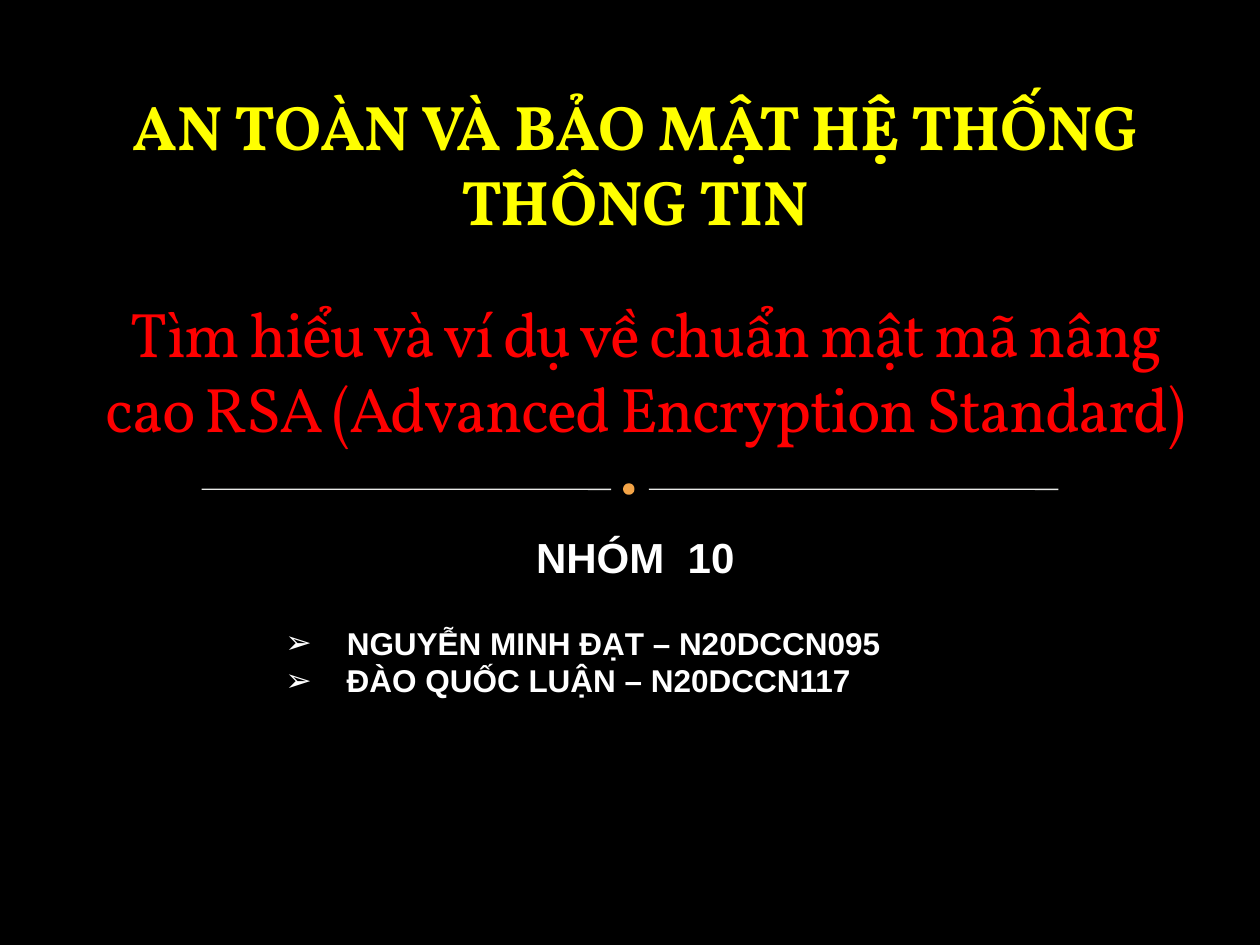
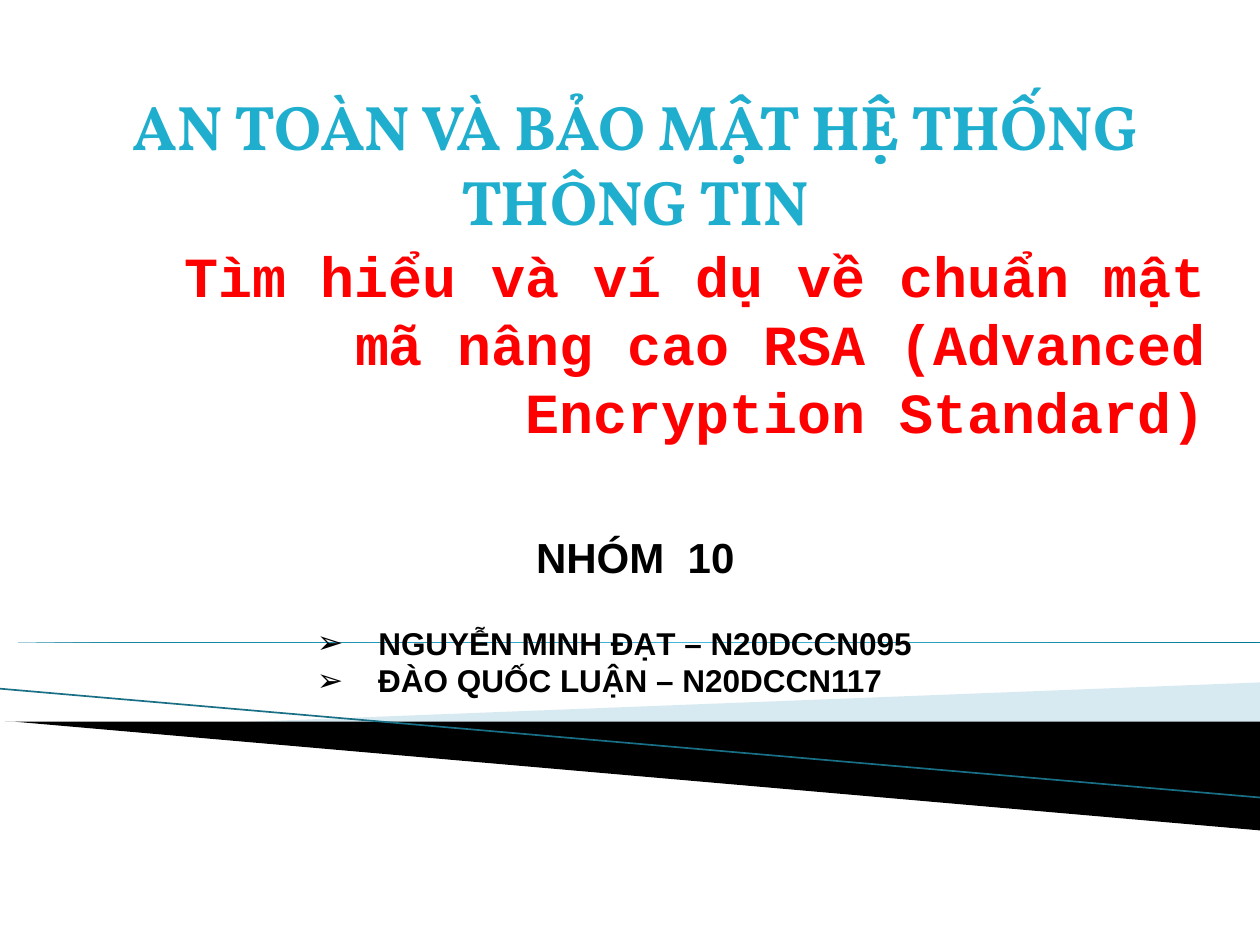
Before and after one commit to datptithcm/DEMO-RSA-ANTOANVABAOMATTHONGTIN, a slide deck: slide 1 of powerpoint/ATVBMHTTT.pptx. Drawn at 1260x945 pixels with LibreOffice and Linux fonts; fonts in the diff are those of the drawing; background and template pictures are left out. Boxes give left, top, right and bottom in pixels: in the first picture for what was removed or moved away, otherwise in the second. Text is boxed around its words. In the diff, an @@ line names an element or a change of style, - is before the commit and + after.

```diff
--- a/powerpoint/ATVBMHTTT.pptx
+++ b/powerpoint/ATVBMHTTT.pptx
@@ background picture (left out) to #FFFFFF @@
@@ text "AN TOÀN VÀ BẢO MẬT ..." at [132, 90, 1138, 226]: text colour #FFFF00 to #1FAECD @@
@@ title "Tìm hiểu và ví dụ ..." at [185, 257, 1205, 445]: size 36 to 32.4 pt, font Vollkorn to Courier New, letter spacing -1 to 0 pt, letter outline #3C4422 0.25 pt to none, bold on; alignment centre to right @@
@@ line removed from (202, 489) to (611, 489) @@
@@ ellipse removed at [626, 486, 633, 493] @@
@@ line removed from (649, 489) to (1058, 489) @@
@@ text "NHÓM 10" at [536, 539, 735, 574]: text colour #FFFFFF to #000000 @@
@@ text "NGUYỄN MINH ĐẠT – N20DCCN095" at [378, 630, 912, 698]: text colour #FFFFFF to #000000 @@
@@ text "NGUYỄN MINH ĐẠT – N20DCCN095": place and size @@
-text "NGUYỄN MINH ĐẠT – N20DCCN095" at [347, 630, 880, 698]
+text "NGUYỄN MINH ĐẠT – N20DCCN095" at [378, 630, 912, 698]
@@ right triangle added at [0, 643, 1260, 643], fill gradient #007896 to #4CBBDF @@
@@ line added from (0, 689) to (1260, 798), #97C5D8 0.95 pt @@
@@ freeform shape added at [233, 683, 1260, 750], fill #A0CBDC at 40% opacity @@
@@ freeform shape added at [5, 722, 1260, 830], fill #000000 @@
```
Also in this commit, not shown: 2 other slides changed, 9 slides added, 15 slides removed.
